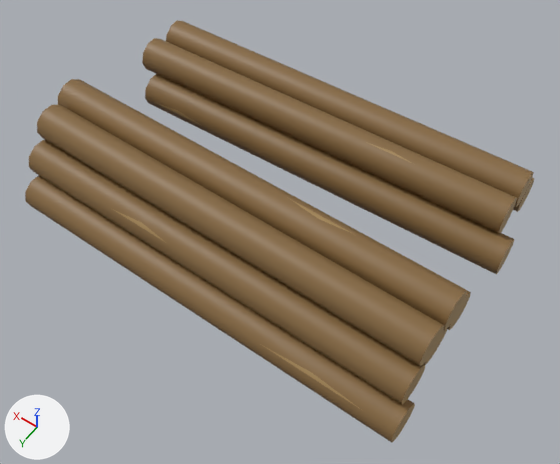
The glTF model models/buildings/economy/Logs.glb: old version first, new version second.
The view is the same before and after, from a 50 mm lens placed at (-0.749, 1.016, 1.488), pointed at (-0.043, 0.028, -0.066). The lights are fixed; the arrows at lower left show +X, +Y and +Z. The picture after the commit comes second. Vertices at exactly the same position are counted once.

Names of what the first picture shows: 'Logs'.
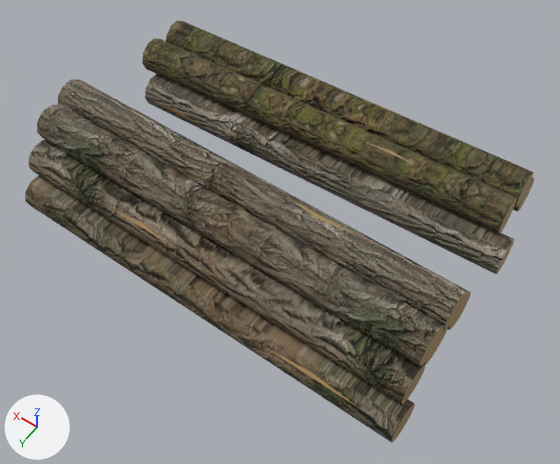
Changed parts and their boxes (x1, y1, x2, y2) in the pictures (560 x 464 px):
'Logs', surface changed (darker): (25, 20, 535, 442) in both

The change, as a diff of the scene's bpy script:
```diff
--- a/models/buildings/economy/Logs.glb.py
+++ b/models/buildings/economy/Logs.glb.py
@@ img_bark_brown_02_nor @@
+img_bark_brown_02_nor = load_image('bark_brown_02_nor', '_unpacked/bark_brown_02_nor', 1024, 1024, 'Non-Color')
@@ img_bark_brown_02_diff @@
+img_bark_brown_02_diff = load_image('bark_brown_02_diff', '_unpacked/bark_brown_02_diff', 1024, 1024, 'sRGB')
@@ mat_wood @@
 n0 = _N.new('ShaderNodeBsdfPrincipled'); n0.name = 'Principled BSDF'
-n0.inputs[0].default_value = (0.246, 0.144, 0.0538, 1.0)  # 'Base Color', brown #886a42
+n0.inputs[2].default_value = 0.85  # 'Roughness'
 n1 = _N.new('ShaderNodeOutputMaterial'); n1.name = 'Material Output'
+n2 = _N.new('ShaderNodeTexImage'); n2.name = 'Image Texture'
+n2.image = img_bark_brown_02_diff
+n3 = _N.new('ShaderNodeNormalMap'); n3.name = 'Normal Map'
+n3.uv_map = 'UVMap'
+n4 = _N.new('ShaderNodeTexImage'); n4.name = 'Image Texture.001'
+n4.image = img_bark_brown_02_nor
 _L.new(n0.outputs[0], n1.inputs[0])  # 'BSDF' to 'Surface'
+_L.new(n2.outputs[0], n0.inputs[0])  # 'Color' to 'Base Color'
+_L.new(n3.outputs[0], n0.inputs[5])  # 'Normal' to 'Normal'
+_L.new(n4.outputs[0], n3.inputs[1])  # 'Color' to 'Color'
@@ me_cylinder_001 @@
 me_cylinder_001.from_pydata(...)  # 498 vertices, 940 faces; spans x -0.558..0.604, y -0.485..0.35, z -0.098..0.147
 # used by ob_logs; location = (0.0, 0.0, 0.0)
+# me_cylinder_001 part 1: texture (UV) coordinates changed
 me_cylinder_001.materials.append(mat_wood)
```
